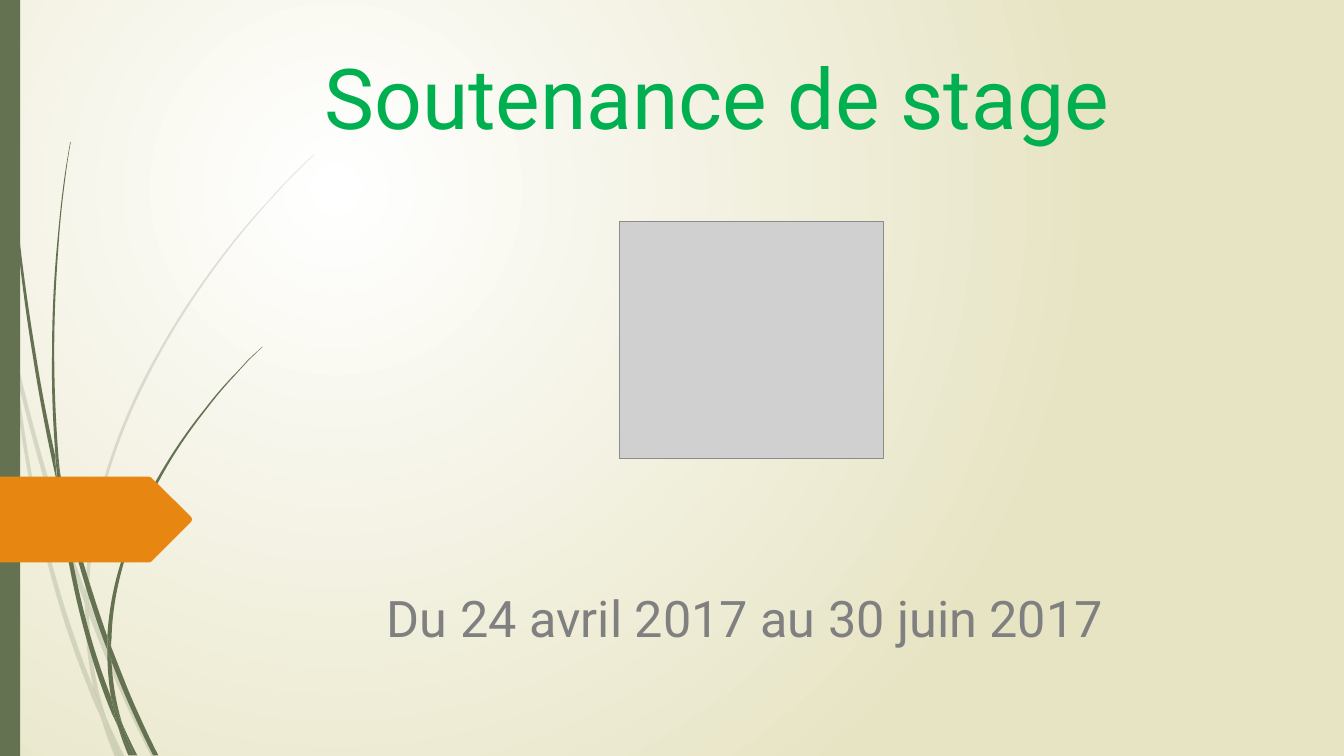
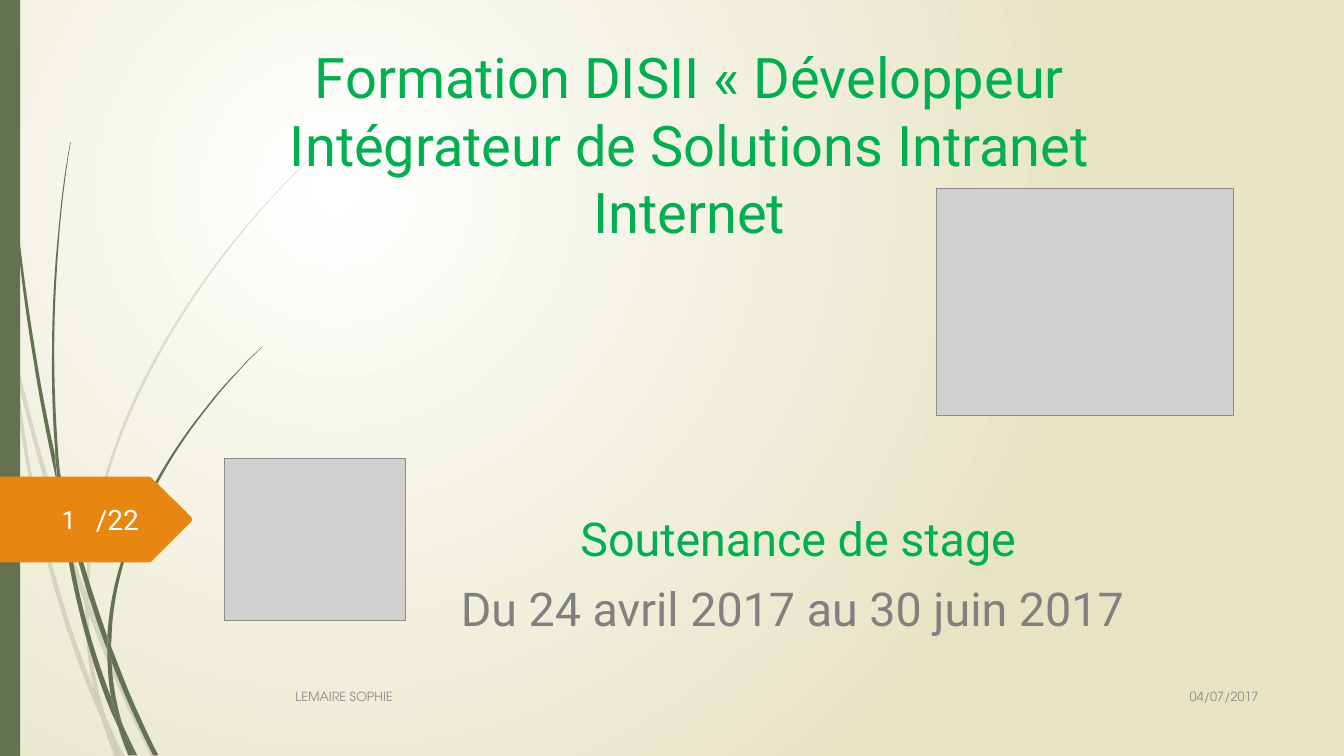
Before and after one commit to Sophie36/LASERSTORE, a slide deck: slide 1 of SOUTENANCE/Soutenance de stage 1.pptx. Drawn at 1344x756 pixels with LibreOffice and Linux fonts; fonts in the diff are those of the drawing; grey boxes stand for pictures. Boxes give left, top, right and bottom in pixels: in the first picture for what was removed or moved away, otherwise in the second. Text is boxed around its words. In the diff, an @@ line names an element or a change of style, - is before the commit and + after.

Commit message:
AJOUT DES DERNIERES SOUTENANCES

```diff
--- a/SOUTENANCE/Soutenance de stage 1.pptx
+++ b/SOUTENANCE/Soutenance de stage 1.pptx
@@ title at (290, 56, 1089, 234): text changed; size 60 to 40 pt @@
-Soutenance de stage
+Formation DISII « Développeur Intégrateur de Solutions Intranet Internet
@@ picture added at (937, 189, 1234, 416) @@
@@ picture: place and size @@
-picture at (619, 221, 883, 458)
+picture at (225, 459, 406, 621)
@@ text added at (96, 509, 139, 532), 20 pt, text #FFFFFF @@
+/22
@@ subtitle "Soutenance de stage": place and size @@
-subtitle "Soutenance de stage" at (387, 599, 1103, 648)
+subtitle "Soutenance de stage" at (461, 521, 1124, 636)
@@ page number added at (62, 511, 76, 529), 18 pt, text #FEFFFF @@
+1
@@ subtitle at (580, 521, 1016, 566): paragraph added @@
+Soutenance de stage
@@ subtitle at (461, 591, 1124, 636): size 36 to 33.3 pt in "Du 24 avril 2017 au 30 juin ..." @@
@@ text added at (295, 691, 393, 701), 9 pt, text #8C8C8C @@
+LEMAIRE SOPHIE
@@ text added at (1190, 691, 1259, 703), 9 pt, text #8C8C8C @@
+04/07/2017
```
Also in this commit, not shown: 5 other slides changed, 16 slides added, 12 slides removed.
